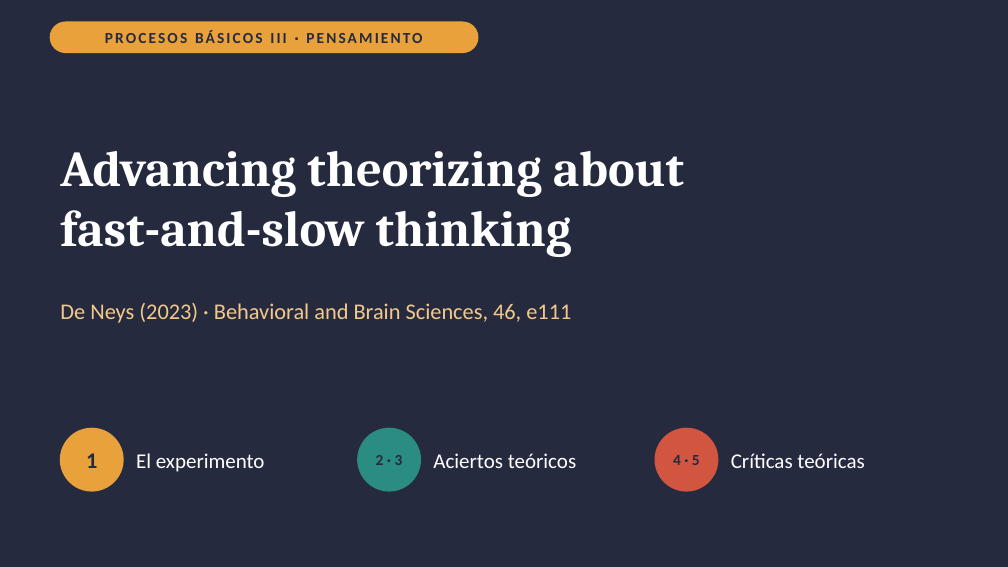
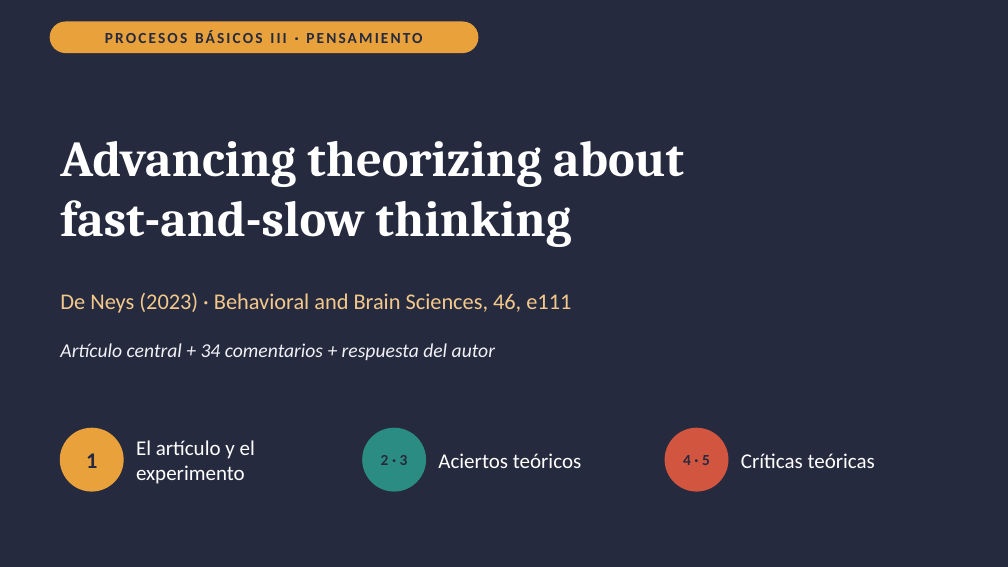
Before and after one commit to Franco4447/psicologia-favaloro, a slide deck: slide 1 of 2do Año/Procesos Básicos III/6_Entregables/U03_PresentacionArticulo_FastAndSlowThinking_Diapositivas.pptx. Drawn at 1008x567 pixels with LibreOffice and Linux fonts; fonts in the diff are those of the drawing. Boxes give left, top, right and bottom in pixels: in the first picture for what was removed or moved away, otherwise in the second. Text is boxed around its words. In the diff, an @@ line names an element or a change of style, - is before the commit and + after.

```diff
--- a/2do Año/Procesos Básicos III/6_Entregables/U03_PresentacionArticulo_FastAndSlowThinking_Diapositivas.pptx
+++ b/2do Año/Procesos Básicos III/6_Entregables/U03_PresentacionArticulo_FastAndSlowThinking_Diapositivas.pptx
@@ title "Advancing theorizing about": place and size @@
-title "Advancing theorizing about" at box(60, 151, 684, 257)
+title "Advancing theorizing about" at box(60, 141, 684, 247)
@@ text "De Neys (2023) · Behavioral ...": place and size @@
-text "De Neys (2023) · Behavioral ..." at box(60, 303, 571, 323)
+text "De Neys (2023) · Behavioral ..." at box(60, 293, 571, 313)
@@ text added at box(60, 343, 495, 360), 14 pt, text #F1F2F6, italic @@
+Artículo central + 34 comentarios + respuesta del autor
@@ text at box(136, 440, 255, 484): text changed @@
-El experimento
+El artículo y el experimento
@@ text "2 · 3": place and size @@
-text "2 · 3" at box(376, 455, 403, 465)
+text "2 · 3" at box(381, 455, 408, 465)
@@ ellipse: place and size @@
-ellipse at box(358, 428, 420, 491)
+ellipse at box(363, 428, 425, 491)
@@ text "Aciertos teóricos": place and size @@
-text "Aciertos teóricos" at box(433, 453, 576, 468)
+text "Aciertos teóricos" at box(438, 453, 581, 468)
@@ text "4 · 5": place and size @@
-text "4 · 5" at box(673, 455, 700, 465)
+text "4 · 5" at box(683, 455, 710, 465)
@@ ellipse: place and size @@
-ellipse at box(655, 428, 718, 491)
+ellipse at box(665, 428, 728, 491)
@@ text "Críticas teóricas": place and size @@
-text "Críticas teóricas" at box(731, 453, 864, 468)
+text "Críticas teóricas" at box(741, 453, 875, 468)
```
Also in this commit, not shown: 10 other slides changed, 6 slides added, 3 other files.
